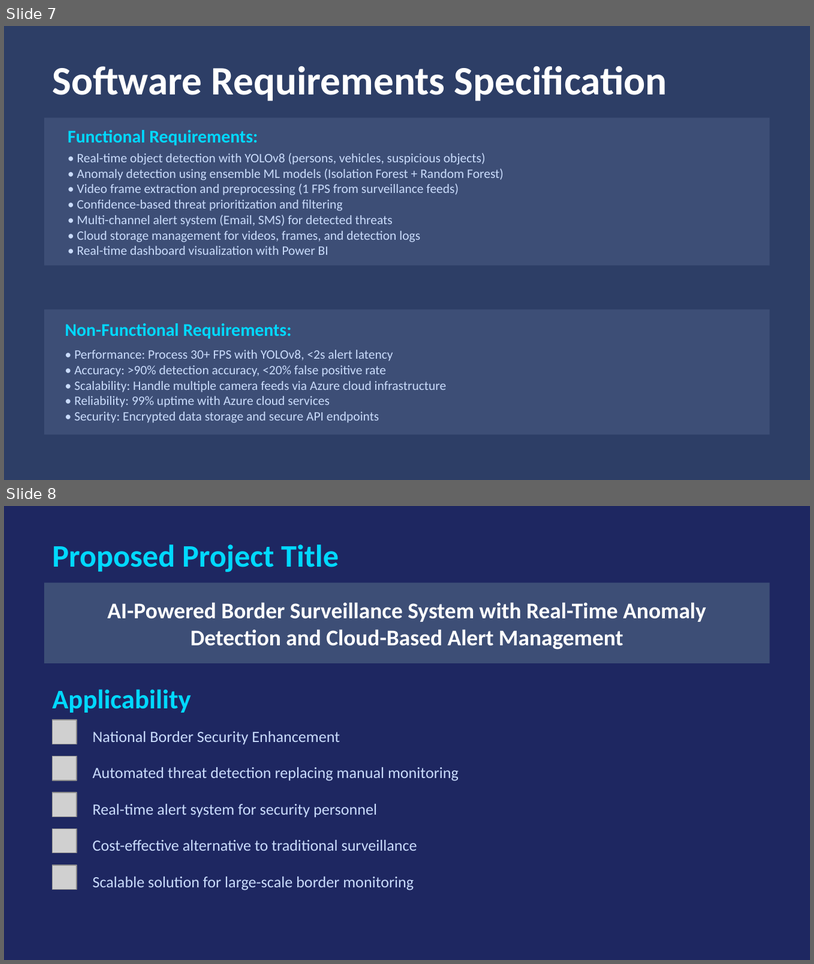
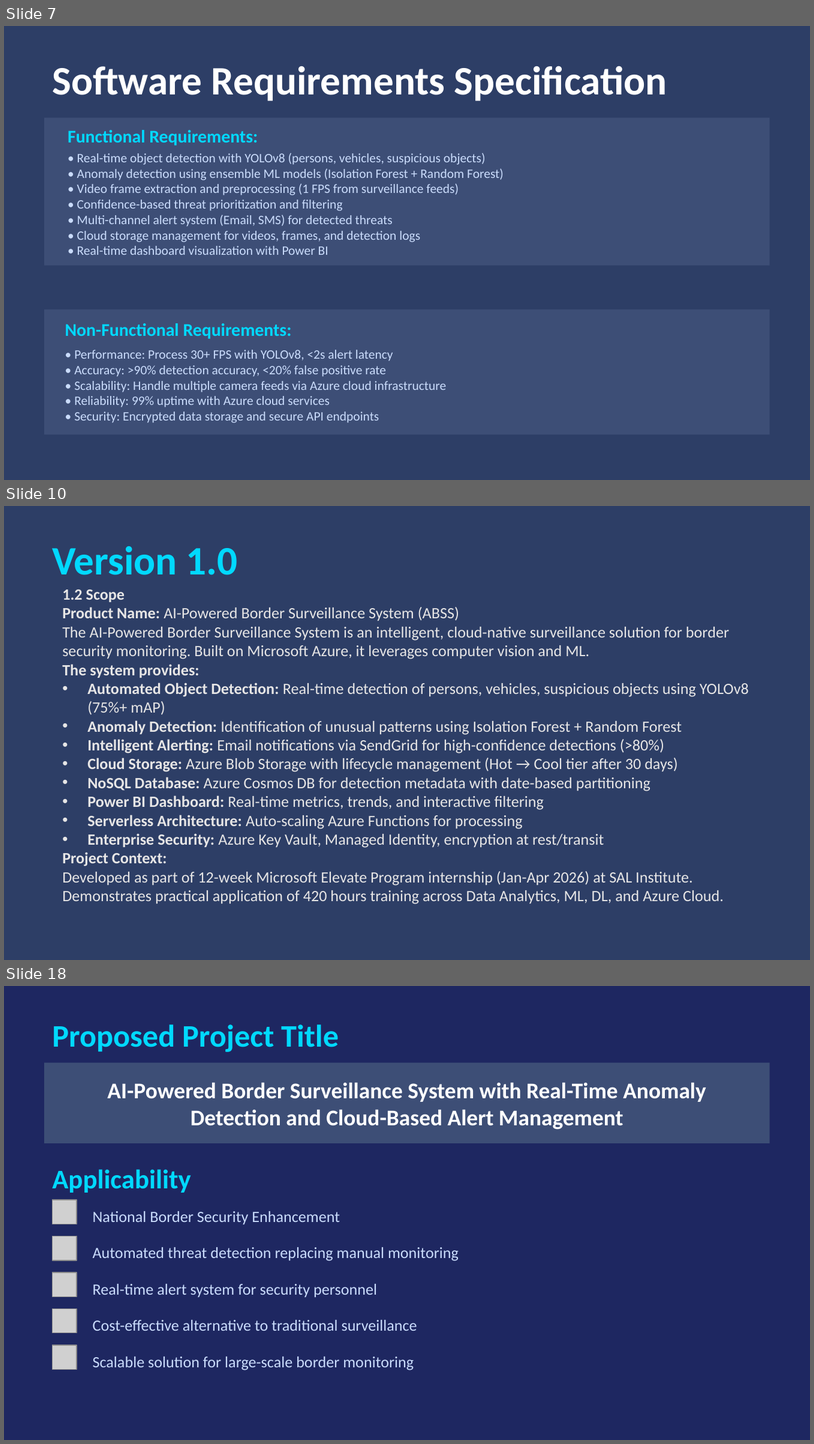
Before and after one commit to jainilgupta02/jay-gupta-ms-elevate-internship, a slide deck: Project/Border_Defence_Presentation.pptx. Shown one above the other, each under a label of ours: slides 7 and 8 before the commit, slides 7, 10 and 18 after it; the slides between them are not shown. The pictures are 814x964 and 814x1444 pixels, drawn with LibreOffice and Linux fonts; fonts in the diff are those of the drawing; grey boxes stand for pictures. Boxes give left, top, right and bottom in pixels: in the first picture for what was removed or moved away, otherwise in the second. Text is boxed around its words. In the diff, an @@ line names an element or a change of style, - is before the commit and + after.

```diff
--- a/Project/Border_Defence_Presentation.pptx
+++ b/Project/Border_Defence_Presentation.pptx
@@ slide 10 added at (x1=4, y1=506, x2=810, y2=960), background #2D3E66 @@
@@ text added at (x1=52, y1=546, x2=238, y2=575), 36 pt, text #00D9FF, bold @@
+Version 1.0
@@ text added at (x1=62, y1=589, x2=749, y2=904), 14 pt, text #E7E6E6 @@
+1.2 Scope
+Product Name: AI-Powered Border Surveillance System (ABSS)
+The AI-Powered Border Surveillance System is an intelligent, cloud-native surveillance solution for border security monitoring. Built on Microsoft Azure, it leverages computer vision and ML.
+The system provides:
+• Automated Object Detection: Real-time detection of persons, vehicles, suspicious objects using YOLOv8 (75%+ mAP)
+• Anomaly Detection: Identification of unusual patterns using Isolation Forest + Random Forest
+• Intelligent Alerting: Email notifications via SendGrid for high-confidence detections (>80%)
+• Cloud Storage: Azure Blob Storage with lifecycle management (Hot → Cool tier after 30 days)
+• NoSQL Database: Azure Cosmos DB for detection metadata with date-based partitioning
+• Power BI Dashboard: Real-time metrics, trends, and interactive filtering
+• Serverless Architecture: Auto-scaling Azure Functions for processing
+• Enterprise Security: Azure Key Vault, Managed Identity, encryption at rest/transit
+Project Context:
+Developed as part of 12-week Microsoft Elevate Program internship (Jan-Apr 2026) at SAL Institute. Demonstrates practical application of 420 hours training across Data Analytics, ML, DL, and Azure Cloud.
@@ what was slide 8 is now slide 18 @@
```
Also in this commit, not shown: 9 other slides added, 14 other files.
